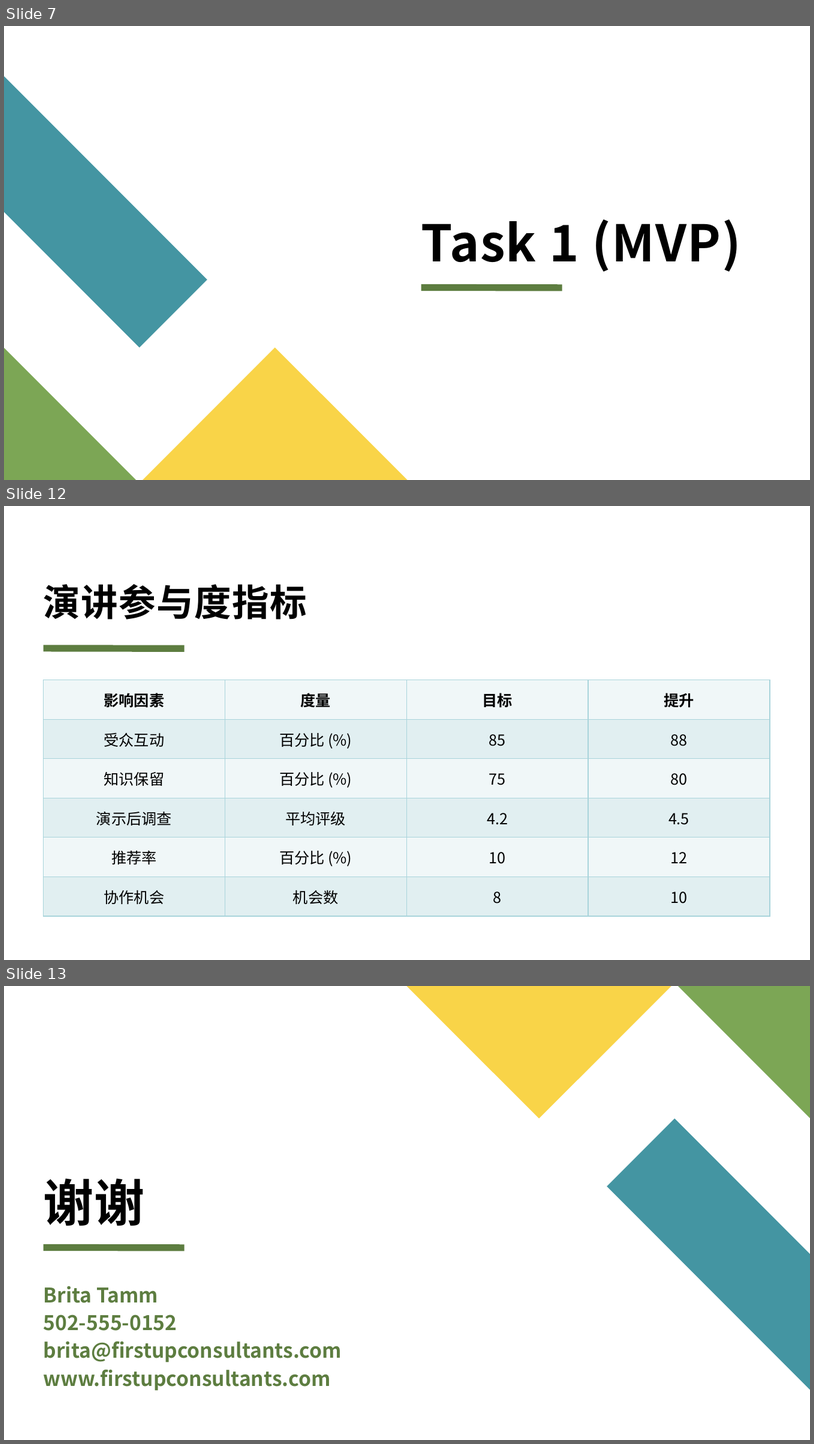
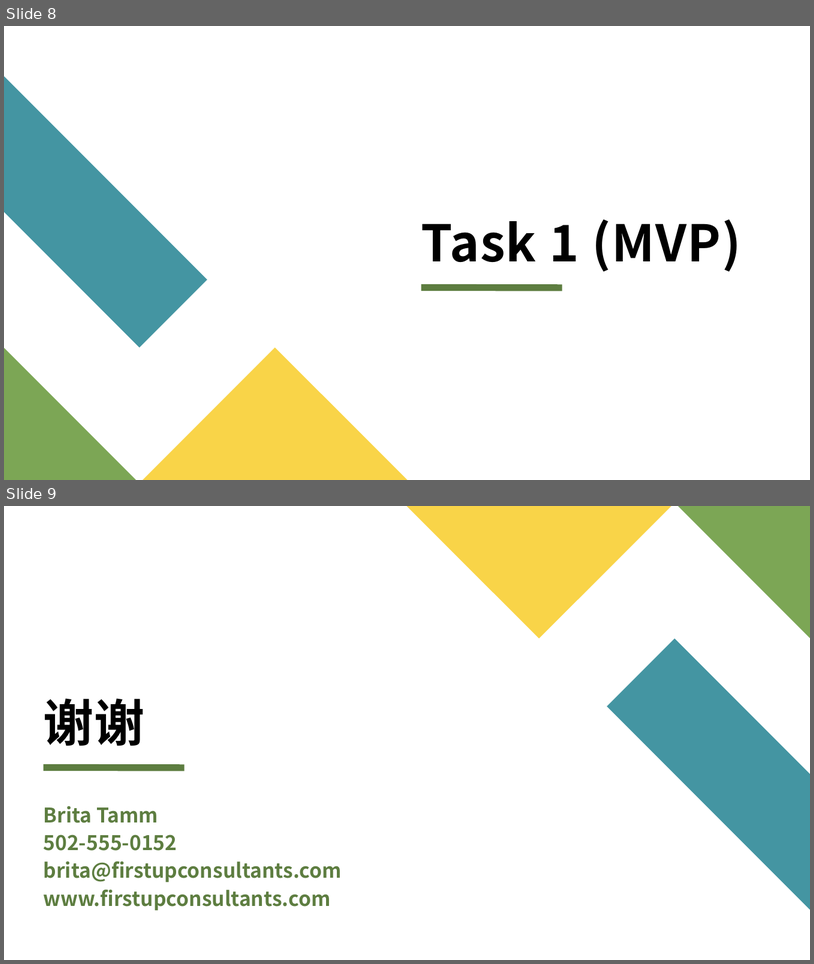
Before and after one commit to mooncakes0/ECE2071_project_F08, a slide deck: ECE2071_Project_F08_PPTslides.pptx. Shown one above the other, each under a label of ours: slides 7, 12 and 13 before the commit, slides 8 and 9 after it; the slides between them are not shown. The pictures are 814x1444 and 814x964 pixels, drawn with LibreOffice and Linux fonts; fonts in the diff are those of the drawing. Boxes give left, top, right and bottom in pixels: in the first picture for what was removed or moved away, otherwise in the second. Text is boxed around its words. In the diff, an @@ line names an element or a change of style, - is before the commit and + after.

```diff
--- a/ECE2071_Project_F08_PPTslides.pptx
+++ b/ECE2071_Project_F08_PPTslides.pptx
@@ slide 12 removed at box(4, 506, 810, 960), background #FFFFFF @@
@@ title removed at box(44, 584, 307, 619) @@
-演讲参与度指标
@@ line removed from (44, 648) to (184, 648) @@
@@ table removed at box(44, 680, 769, 916), 6 rows, 4 columns @@
-影响因素 | 度量 | 目标 | 提升
-受众互动 | 百分比 (%) | 85 | 88
-知识保留 | 百分比 (%) | 75 | 80
-演示后调查 | 平均评级 | 4.2 | 4.5
-推荐率 | 百分比 (%) | 10 | 12
-协作机会 | 机会数 | 8 | 10
@@ what was slide 7 is now slide 8 @@
@@ what was slide 13 is now slide 9 @@
```
Also in this commit, not shown: 1 slide changed, 2 slides added, 5 other slides removed, 1 other file.
